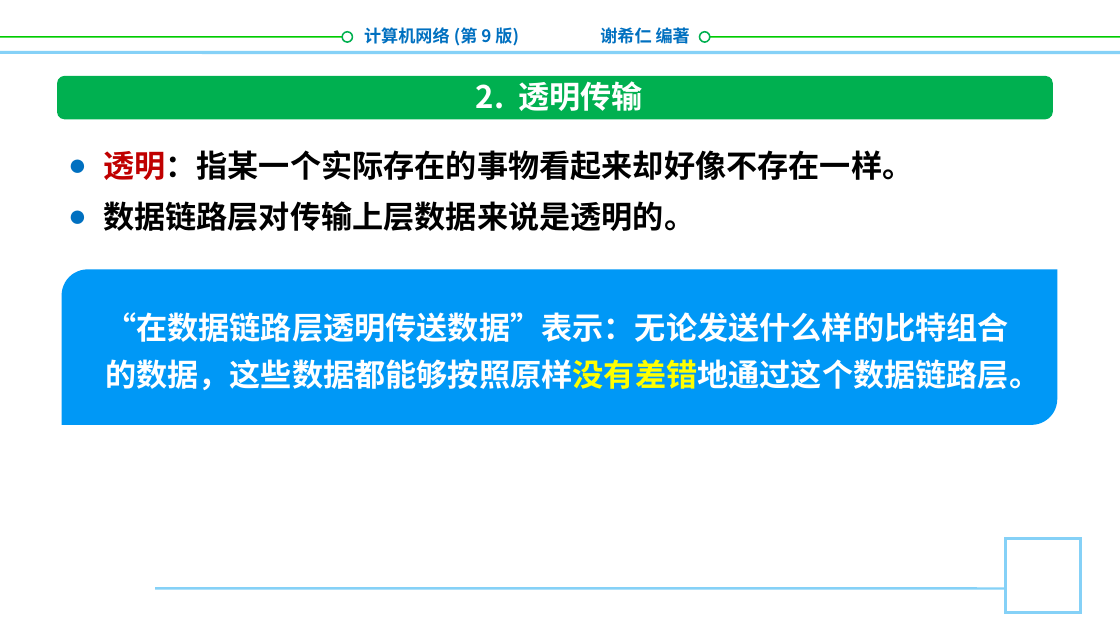
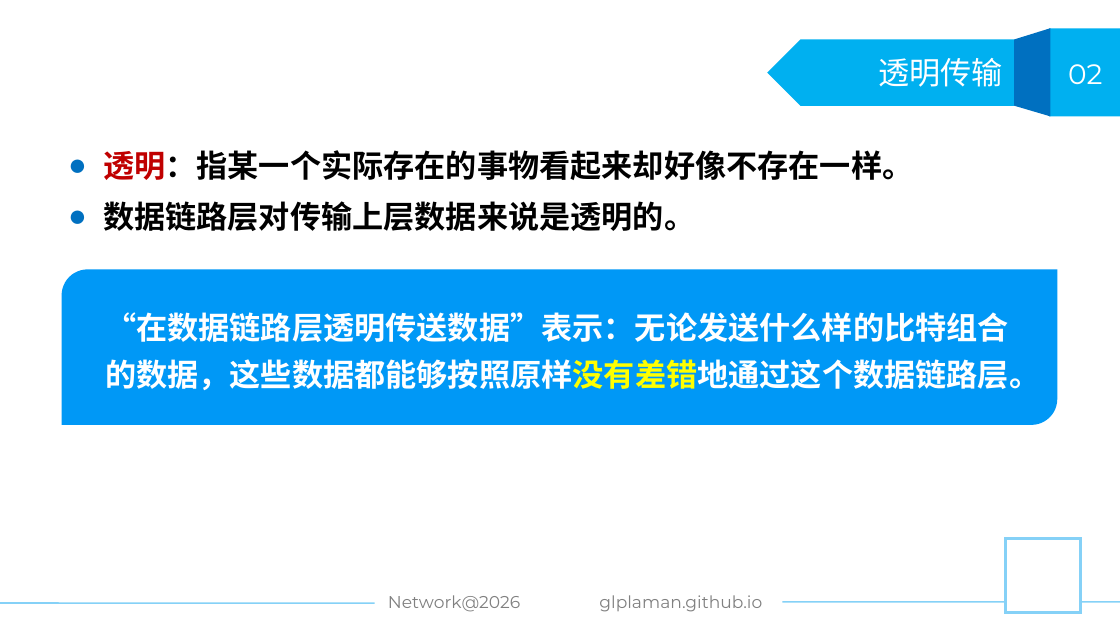
Before and after one commit to glplaman/glplaman.github.io, a slide deck: slide 15 of network/ppt/52785PPT课件/第3章.pptx. Drawn at 1120x630 pixels with LibreOffice and Linux fonts; fonts in the diff are those of the drawing; background and template pictures are left out. Boxes give left, top, right and bottom in pixels: in the first picture for what was removed or moved away, otherwise in the second. Text is boxed around its words. In the diff, an @@ line names an element or a change of style, - is before the commit and + after.

Commit message:
network

```diff
--- a/network/ppt/52785PPT课件/第3章.pptx
+++ b/network/ppt/52785PPT课件/第3章.pptx
@@ text removed at [364,27,519,46] @@
-计算机网络 (第 9 版)
@@ text removed at [600,25,690,48] @@
-谢希仁 编著
@@ freeform shape added at [1015,28,1051,116], fill #0070C0 @@
@@ rectangle added at [1049,28,1120,116], fill #00B0F0 @@
@@ line removed from (0, 53) to (1120, 53) @@
@@ line removed from (0, 37) to (347, 37) @@
@@ ellipse removed at [342,31,352,41] @@
@@ title "透明传输" at [878,58,1003,87]: vertical alignment top to middle @@
@@ line removed from (700, 37) to (1120, 37) @@
@@ ellipse removed at [700,31,710,41] @@
@@ pentagon arrow added at [767,39,1015,105], fill #00B0F0 @@
@@ title at [878,58,1003,87]: text changed; font Noto Sans CJK SC to Montserrat; bold off @@
-2. 透明传输
+透明传输
@@ rounded rectangle removed at [57,76,1053,120] @@
@@ text added at [1068,64,1102,84], 18 pt, text #FFFFFF @@
+02
@@ line removed from (156, 588) to (1006, 588) @@
@@ text added at [388,595,520,612], 11 pt, text #808080 @@
+Network@2026
@@ text added at [599,595,762,612], 11 pt, text #808080 @@
+glplaman.github.io
@@ line added from (0, 603) to (396, 603), #85D1F7 1 pt @@
@@ line added from (724, 601) to (1120, 601), #85D1F7 1 pt @@
```
Also in this commit, not shown: 134 other slides changed, 9 other files.
